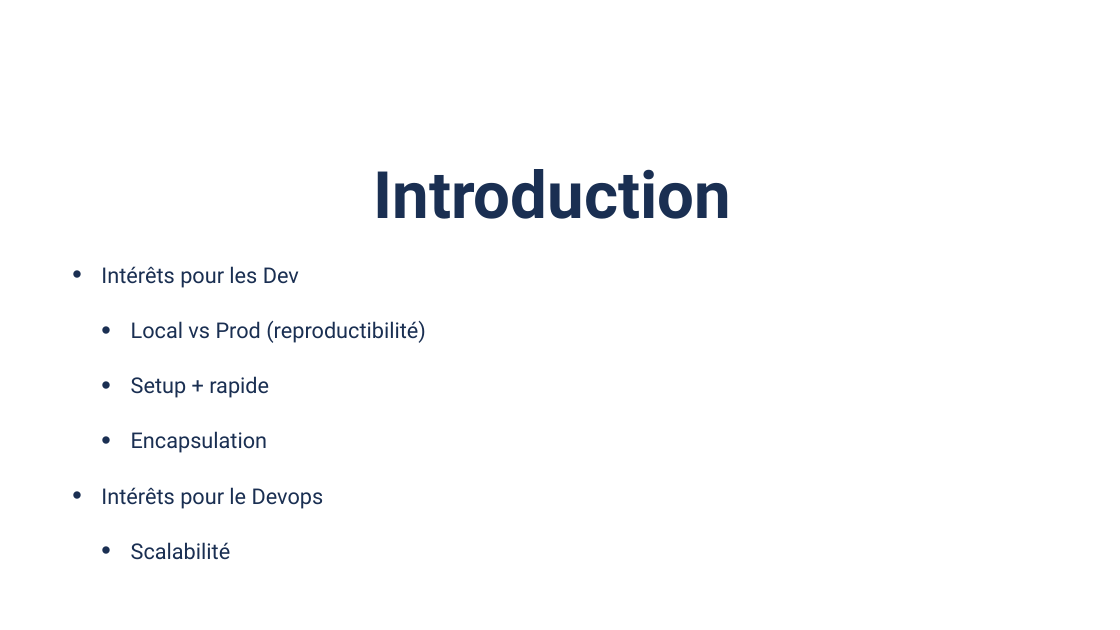
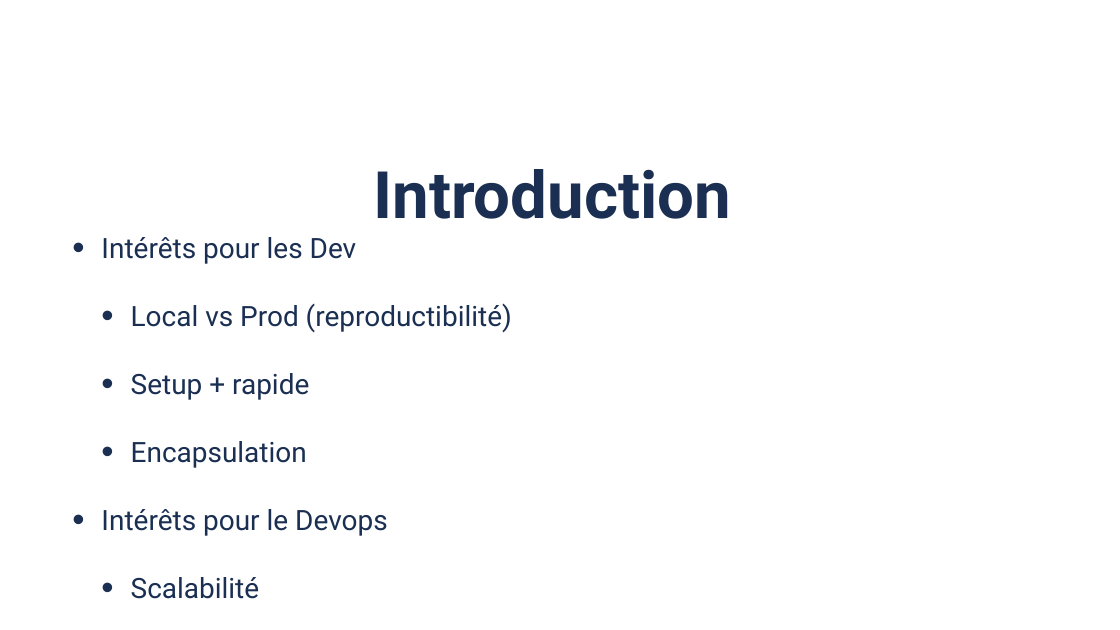
Before and after one commit to Sioul-DLC/nx-docker, a slide deck: slide 4 of presentation/docker.pptx. Drawn at 1120x630 pixels with LibreOffice and Linux fonts; fonts in the diff are those of the drawing; background and template pictures are left out. Boxes give left, top, right and bottom in pixels: in the first picture for what was removed or moved away, otherwise in the second. Text is boxed around its words. In the diff, an @@ line names an element or a change of style, - is before the commit and + after.

```diff
--- a/presentation/docker.pptx
+++ b/presentation/docker.pptx
@@ text "Intérêts pour les Dev": place and size @@
-text "Intérêts pour les Dev" at (101, 266, 426, 560)
+text "Intérêts pour les Dev" at (101, 237, 512, 599)
@@ text "Intérêts pour les Dev" at (101, 237, 512, 599): size 37.2 to 48 pt; line spacing 0.8 to 1 @@
```
Also in this commit, not shown: 5 other slides changed.
